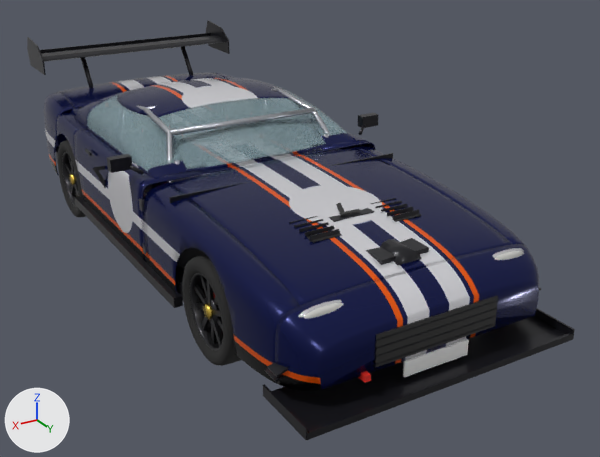
The Blender file exports/longhood.blend: old version first, new version second.
Camera for both pictures: a 50 mm camera at (2.75, 5.48, 2.79) aimed at (-0.29, 0.42, 0.26). The lights are fixed; the arrows at lower left show +X, +Y and +Z. The older version comes first.

Names of what the first picture shows: 'Airbox', 'Bumper_F', 'Door_FR', 'Fender_R', 'Grille', 'Hood', 'HoodVents', 'IntakeManifold', 'Plate_F', 'RearWing', 'Roof_Pillars', 'Splitter', 'Tire_FR', 'Trunk', 'Window_FR', 'Windshield' and 23 more.
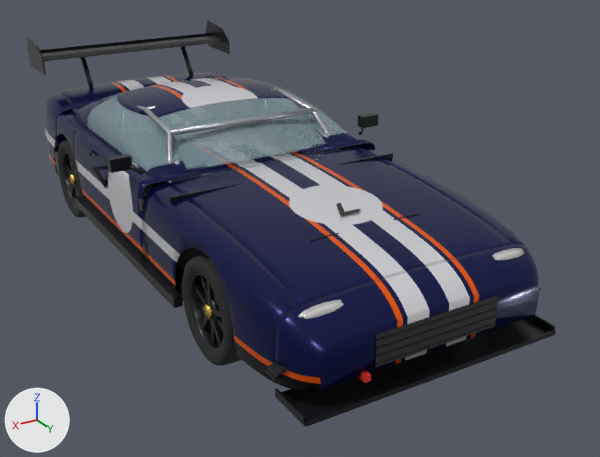
What differs and where, as boxes [x1, y1, x2, y2] in the pictures (600 x 457 px; the box of a moved part takes in the faces that stretch with it):
'Splitter', rescaled (10% narrower, 15% shorter): before [263, 308, 575, 440]; after [275, 315, 556, 427]
'Airbox', moved, rescaled (not visible afterwards): before [366, 238, 429, 265]
'Plate_F', deleted: before [403, 339, 469, 377]
'HoodVents', reshaped (mostly hidden afterwards): before [289, 198, 421, 243]; after [308, 210, 419, 241]
'IntakeManifold', moved, rescaled (not visible afterwards): before [329, 208, 374, 222]
part 4 of me_hoodvents, moved or reshaped (not visible afterwards): before [394, 214, 421, 222]
part 5 of me_hoodvents, moved or reshaped (not visible afterwards): before [307, 233, 342, 243]
part 6 of me_hoodvents, moved or reshaped (mostly hidden afterwards): before [371, 198, 419, 220]; after [393, 210, 419, 220]
part 7 of me_hoodvents, moved or reshaped: before [289, 216, 340, 240]; after [308, 233, 339, 241]

Diff of the bpy script that builds the scene:
```diff
--- a/exports/longhood.blend.py
+++ b/exports/longhood.blend.py
@@ me_intakemanifold @@
 # used by ob_intakemanifold; parent = ob_enginebay; location = (0.0, 0.0, 0.0)
-me_intakemanifold.from_pydata(...)  # 168 vertices, 102 faces; spans x -0.15..0.15, y 1.04..1.56, z 0.705..0.83
+me_intakemanifold.from_pydata(...)  # 168 vertices, 102 faces; spans x -0.15..0.15, y 1.04..1.56, z 0.665..0.779
+# me_intakemanifold part 1: the whole mesh is scaled about its middle by (1, 1, 0.914), then moved by (0.0, 0.0, -0.046)
 me_intakemanifold.materials.append(mat_carbon)
@@ me_airbox @@
 # used by ob_airbox; parent = ob_enginebay; location = (0.0, 0.0, 0.0)
-me_airbox.from_pydata(...)  # 40 vertices, 24 faces; spans x -0.17..0.17, y 1.82..2.12, z 0.62..0.81
+me_airbox.from_pydata(...)  # 40 vertices, 24 faces; spans x -0.17..0.17, y 1.82..2.12, z 0.546..0.699
+# me_airbox part 2: the whole mesh is scaled about its middle by (1, 1, 0.805), then moved by (0.0, 0.0, -0.093)
 me_airbox.materials.append(mat_carbon)
@@ me_splitter @@
 # used by ob_splitter; parent = ob_bumper_f; location = (0.0, 0.0, 0.0)
-me_splitter.from_pydata(...)  # 32 vertices, 24 faces; spans x -0.96..0.96, y 2.11..2.56, z 0.16..0.23
+me_splitter.from_pydata(...)  # 32 vertices, 24 faces; spans x -0.91..0.91, y 2.14..2.46, z 0.16..0.22
+# me_splitter part 3: the whole mesh is scaled about its middle by (0.947, 0.686, 0.726), then moved by (0.0, -0.03, -0.01)
 me_splitter.materials.append(mat_carbon)
@@ me_hoodvents @@
 # used by ob_hoodvents; parent = ob_hood; location = (0.0, 0.0, 0.0)
-me_hoodvents.from_pydata(...)  # 96 vertices, 72 faces; spans x -0.4..0.4, y 1.42..1.72, z 0.804..0.835
+me_hoodvents.from_pydata(...)  # 96 vertices, 72 faces; spans x -0.4..0.4, y 1.42..1.72, z 0.787..0.812
+# me_hoodvents part 4: the loose piece of 8 vertices spanning x -0.4..-0.2, y 1.42..1.72, z 0.804..0.81 is moved by (0.0, 0.0, -0.017)
+# me_hoodvents part 5: the loose piece of 8 vertices spanning x 0.2..0.4, y 1.42..1.72, z 0.804..0.81 is moved by (0.0, 0.0, -0.017)
+# me_hoodvents part 6: all 40 vertices in x -0.4..-0.2, y 1.441..1.699, z 0.808..0.835 are scaled about their middle by (1, 0.999, 0.726), then moved by (0.0, 0.0, -0.02)
+# me_hoodvents part 7: all 40 vertices in x 0.2..0.4, y 1.441..1.699, z 0.808..0.835 are scaled about their middle by (1, 0.999, 0.726), then moved by (0.0, 0.0, -0.02)
 me_hoodvents.materials.append(mat_black)
@@ ob_plate_f @@
-ob_plate_f = bpy.data.objects.new('Plate_F', me_plate_f)
-ob_plate_f.parent = ob_bumper_f
-ob_plate_f.location = (0.0, 0.0, 0.0)
```
